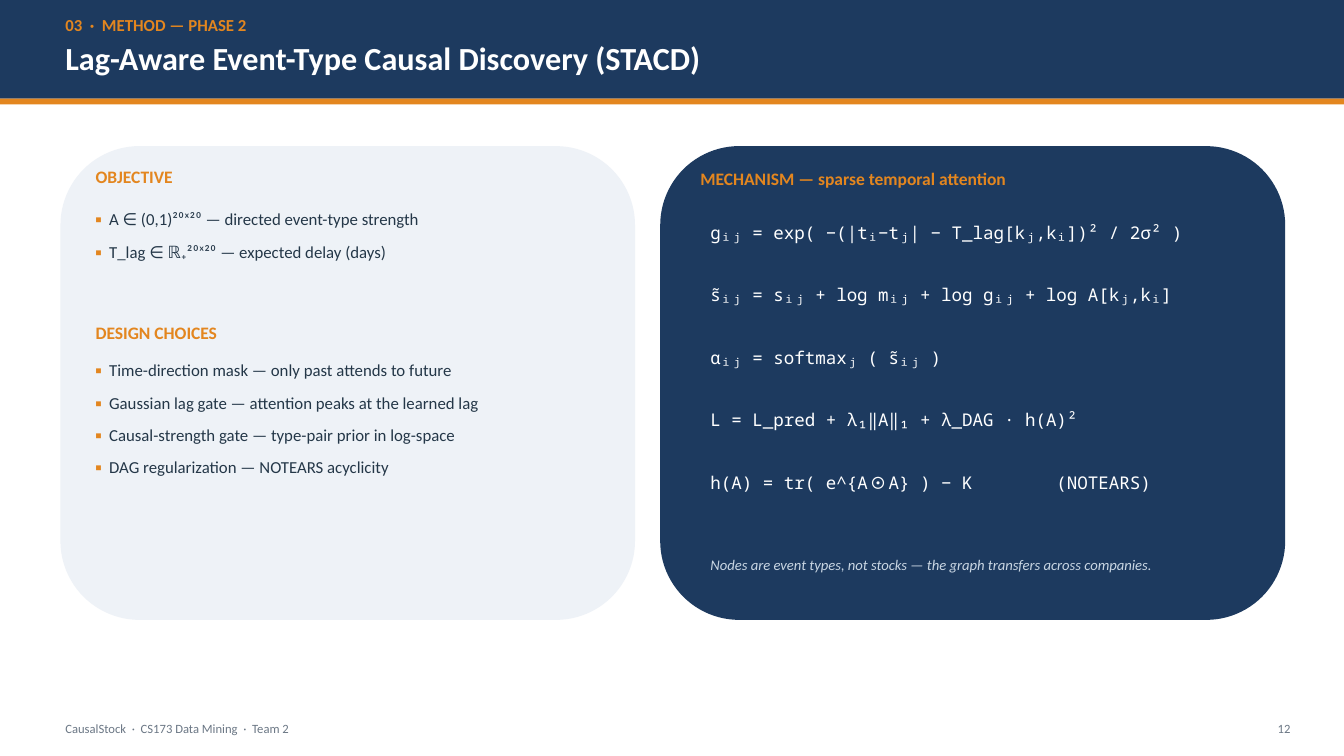
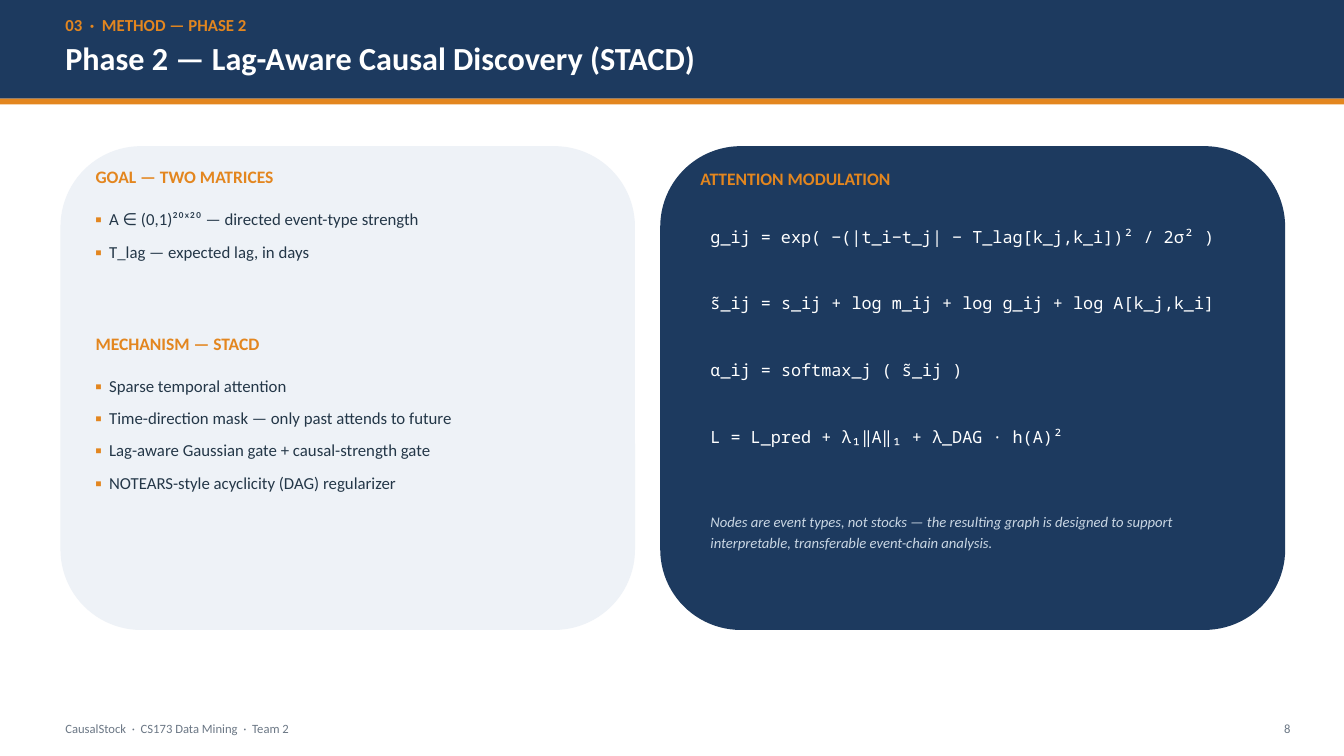
Before and after one commit to LovelyC-kx/dddmmm, a slide deck: slide 8 of DirectionA/docs/final-deck/CausalStock_CS173_Final.pptx (slide 12 before the commit). Drawn at 1344x756 pixels with LibreOffice and Linux fonts; fonts in the diff are those of the drawing. Boxes give left, top, right and bottom in pixels: in the first picture for what was removed or moved away, otherwise in the second. Text is boxed around its words. In the diff, an @@ line names an element or a change of style, - is before the commit and + after.

```diff
--- a/DirectionA/docs/final-deck/CausalStock_CS173_Final.pptx
+++ b/DirectionA/docs/final-deck/CausalStock_CS173_Final.pptx
@@ text at box(65, 46, 695, 76): text changed @@
-Lag-Aware Event-Type Causal Discovery (STACD)
+Phase 2 — Lag-Aware Causal Discovery (STACD)
@@ rounded rectangle: place and size @@
-rounded rectangle at box(60, 146, 635, 620)
+rounded rectangle at box(60, 146, 635, 630)
@@ rounded rectangle: place and size @@
-rounded rectangle at box(660, 146, 1286, 620)
+rounded rectangle at box(660, 146, 1286, 630)
@@ text at box(96, 171, 273, 183): text changed @@
-OBJECTIVE
+GOAL — TWO MATRICES
@@ text at box(700, 173, 891, 185): text changed @@
-MECHANISM — sparse temporal attention
+ATTENTION MODULATION
@@ text at box(710, 228, 1194, 247): text changed; size 12.5 to 12 pt @@
-gᵢⱼ = exp( −(|tᵢ−tⱼ| − T_lag[kⱼ,kᵢ])² / 2σ² )
+g_ij = exp( −(|t_i−t_j| − T_lag[k_j,k_i])² / 2σ² )
@@ text at box(109, 246, 310, 261): text changed @@
-▪ T_lag ∈ ℝ₊²⁰ˣ²⁰ — expected delay (days)
+▪ T_lag — expected lag, in days
@@ text at box(710, 296, 1214, 313): text changed; size 12.5 to 12 pt @@
-s̃ᵢⱼ = sᵢⱼ + log mᵢⱼ + log gᵢⱼ + log A[kⱼ,kᵢ]
+s̃_ij = s_ij + log m_ij + log g_ij + log A[k_j,k_i]
@@ text at box(96, 338, 259, 350): text changed @@
-DESIGN CHOICES
+MECHANISM — STACD
@@ text "▪ Sparse temporal attention": place and size @@
-text "▪ Sparse temporal attention" at box(109, 364, 478, 476)
+text "▪ Sparse temporal attention" at box(109, 380, 451, 492)
@@ text at box(109, 380, 286, 395): paragraph added @@
+▪ Sparse temporal attention
@@ text at box(710, 363, 942, 380): text changed; size 12.5 to 12 pt @@
-αᵢⱼ = softmaxⱼ ( s̃ᵢⱼ )
+α_ij = softmax_j ( s̃_ij )
@@ text at box(109, 444, 430, 492): text changed @@
-▪ Gaussian lag gate — attention peaks at the learned lag
-▪ Causal-strength gate — type-pair prior in log-space
-▪ DAG regularization — NOTEARS acyclicity
+▪ Lag-aware Gaussian gate + causal-strength gate
+▪ NOTEARS-style acyclicity (DAG) regularizer
@@ text "L = L_pred + λ₁‖A‖₁ ...": place and size @@
-text "L = L_pred + λ₁‖A‖₁ ..." at box(710, 411, 1077, 431)
+text "L = L_pred + λ₁‖A‖₁ ..." at box(710, 428, 1063, 447)
@@ text "L = L_pred + λ₁‖A‖₁ ..." at box(710, 428, 1063, 447): size 12.5 to 12 pt @@
@@ text removed at box(710, 475, 1150, 492) @@
-h(A) = tr( e^{A⊙A} ) − K (NOTEARS)
@@ text at box(710, 517, 1173, 551): text changed @@
-Nodes are event types, not stocks — the graph transfers across companies.
+Nodes are event types, not stocks — the resulting graph is designed to support interpretable, transferable event-chain analysis.
@@ text at box(1284, 724, 1290, 733): text changed @@
-12
+8
```
Also in this commit, not shown: 7 other slides changed, 8 slides added, 11 slides removed, 3 other files.
